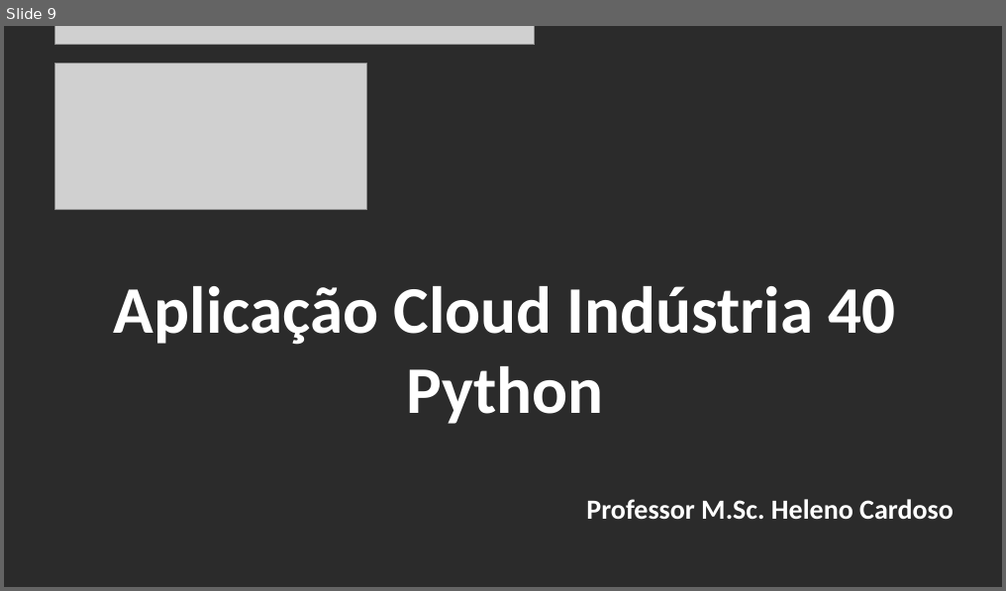
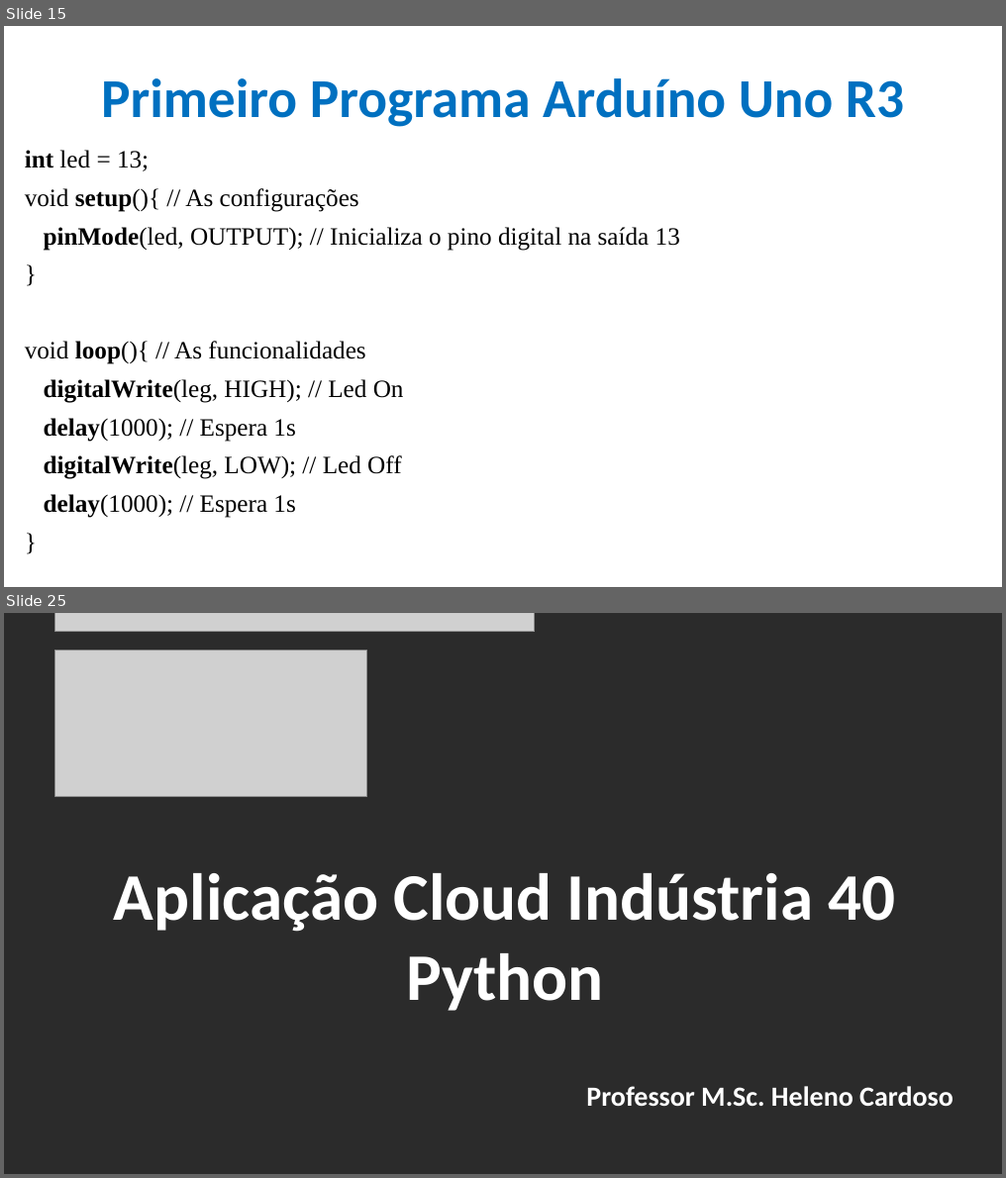
Before and after one commit to CloudEducationBrazil/WydenArea1AplicacaoCloudIndustria40Python, a slide deck: 01 Classes/Aula 03 - Aplicação Cloud Indústria 40 Python IoT Plataforma Arduino Tinkercad.pptx. Shown one above the other, each under a label of ours: slide 9 before the commit, slides 15 and 25 after it; the slides between them are not shown. The pictures are 1006x591 and 1006x1178 pixels, drawn with LibreOffice and Linux fonts; fonts in the diff are those of the drawing; grey boxes stand for pictures; background and template pictures are left out; a plain dark background stands for a picture behind light text. Boxes give left, top, right and bottom in pixels: in the first picture for what was removed or moved away, otherwise in the second. Text is boxed around its words. In the diff, an @@ line names an element or a change of style, - is before the commit and + after.

```diff
--- a/01 Classes/Aula 03 - Aplicação Cloud Indústria 40 Python IoT Plataforma Arduino Tinkercad.pptx
+++ b/01 Classes/Aula 03 - Aplicação Cloud Indústria 40 Python IoT Plataforma Arduino Tinkercad.pptx
@@ slide 15 added at (x1=4, y1=26, x2=1002, y2=587), background picture (left out) @@
@@ title added at (x1=101, y1=78, x2=904, y2=127), 39.6 pt, text #0070C0, bold @@
+Primeiro Programa Arduíno Uno R3
@@ text added at (x1=25, y1=150, x2=680, y2=518), 18 pt, text #000000 @@
+int led = 13;
+void setup(){ // As configurações
+pinMode(led, OUTPUT); // Inicializa o pino digital na saída 13
+}
+void loop(){ // As funcionalidades
+digitalWrite(leg, HIGH); // Led On
+delay(1000); // Espera 1s
+digitalWrite(leg, LOW); // Led Off
+delay(1000); // Espera 1s
+}
@@ what was slide 9 is now slide 25 @@
```
Also in this commit, not shown: 6 slides changed, 15 other slides added, 1 other file.
